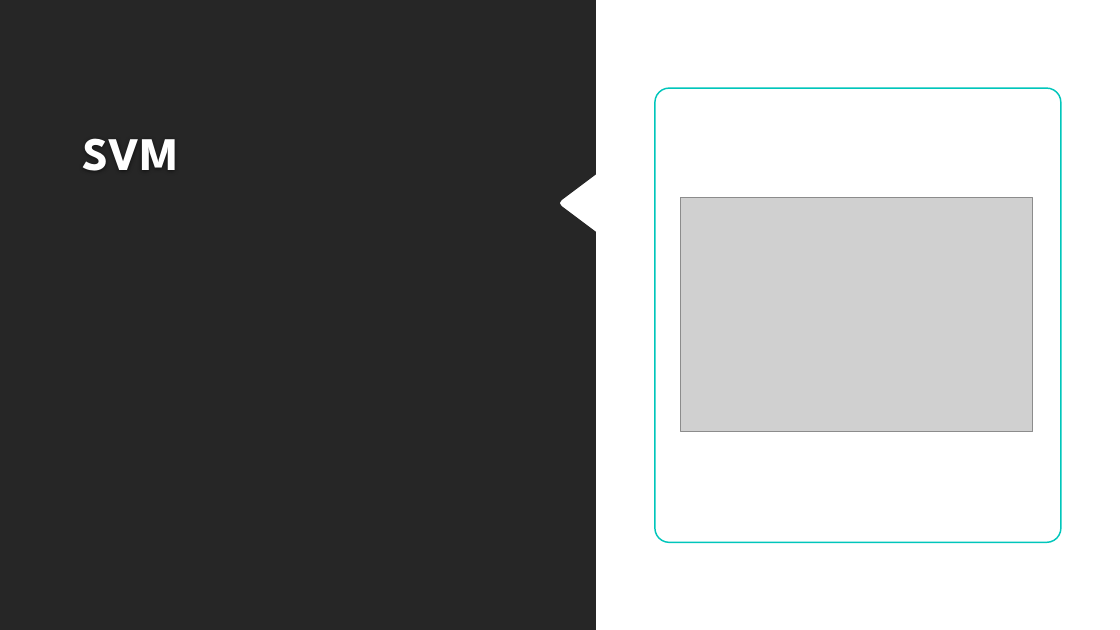
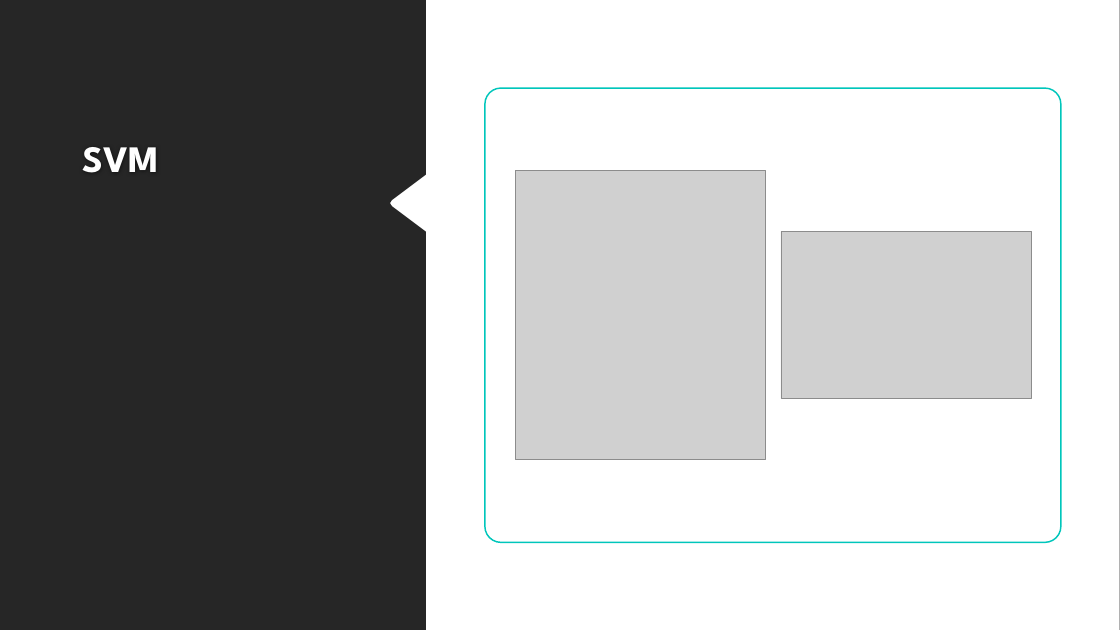
Before and after one commit to Sal-r/Credit-Card-Fraud, a slide deck: slide 6 of Credit_Card_Fraud_Presentation.pptx. Drawn at 1120x630 pixels with LibreOffice and Linux fonts; fonts in the diff are those of the drawing; grey boxes stand for pictures; background and template pictures are left out. Boxes give left, top, right and bottom in pixels: in the first picture for what was removed or moved away, otherwise in the second. Text is boxed around its words. In the diff, an @@ line names an element or a change of style, - is before the commit and + after.

Commit message:
Presentation

```diff
--- a/Credit_Card_Fraud_Presentation.pptx
+++ b/Credit_Card_Fraud_Presentation.pptx
@@ background #FFFFFF to #212121 @@
@@ freeform shape resized from (x1=0, y1=0, x2=596, y2=630) to (x1=0, y1=0, x2=426, y2=630) @@
@@ rectangle added at (x1=0, y1=0, x2=1120, y2=630), fill #FFFFFF @@
@@ title "SVM" at (x1=83, y1=147, x2=160, y2=173): size 40 to 32 pt @@
@@ rounded rectangle resized from (x1=655, y1=88, x2=1061, y2=543) to (x1=485, y1=88, x2=1061, y2=543) @@
@@ picture added at (x1=516, y1=171, x2=766, y2=460) @@
@@ picture resized from (x1=681, y1=197, x2=1033, y2=432) to (x1=781, y1=232, x2=1032, y2=399) @@
```
